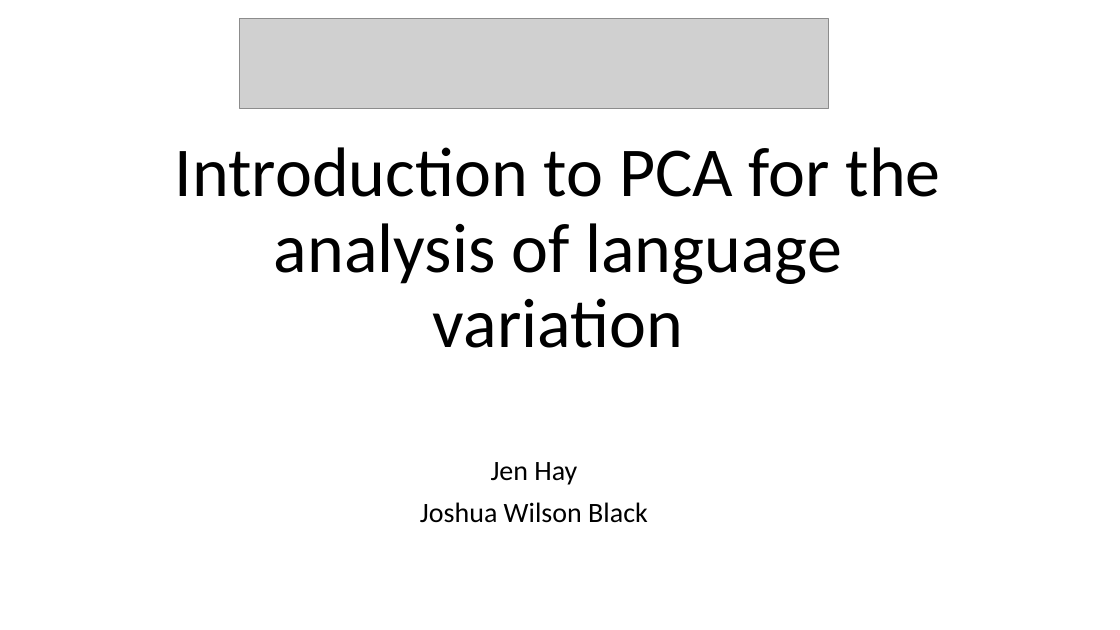
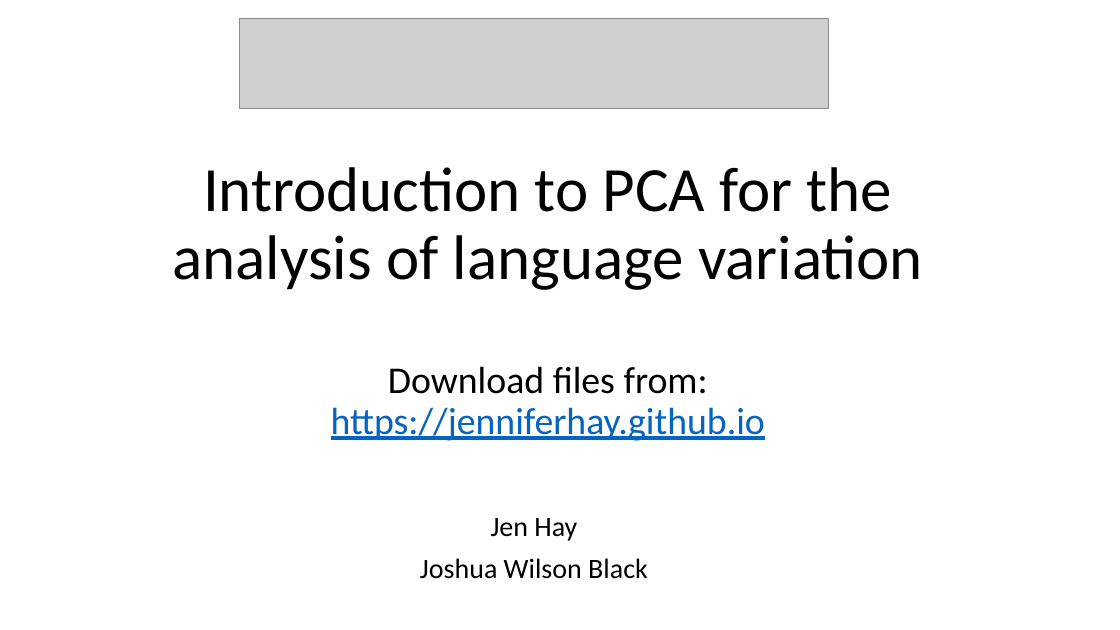
Before and after one commit to jenniferhay/jenniferhay.github.io, a slide deck: slide 1 of pcapresentation.pptx. Drawn at 1120x630 pixels with LibreOffice and Linux fonts; fonts in the diff are those of the drawing; grey boxes stand for pictures. Boxes give left, top, right and bottom in pixels: in the first picture for what was removed or moved away, otherwise in the second. Text is boxed around its words. In the diff, an @@ line names an element or a change of style, - is before the commit and + after.

```diff
--- a/pcapresentation.pptx
+++ b/pcapresentation.pptx
@@ title at (x1=172, y1=167, x2=923, y2=441): text changed; size 60 to 54 pt @@
-Introduction to PCA for the analysis of language variation
+Introduction to PCA for the analysis of language variation
+Download files from:
+https://jenniferhay.github.io
@@ subtitle "Jen Hay" moved from (x1=420, y1=462, x2=648, y2=523) to (x1=420, y1=518, x2=648, y2=579) @@
```
Also in this commit, not shown: 1 other slide changed, 1 other file.
